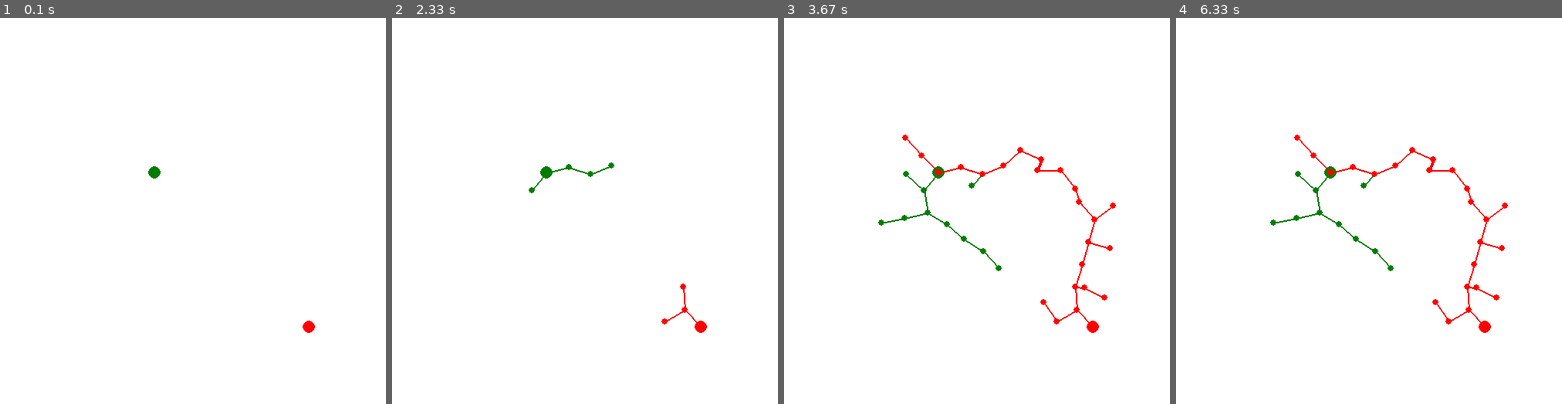
Above: before the commit, frames 1-4 (left to right).
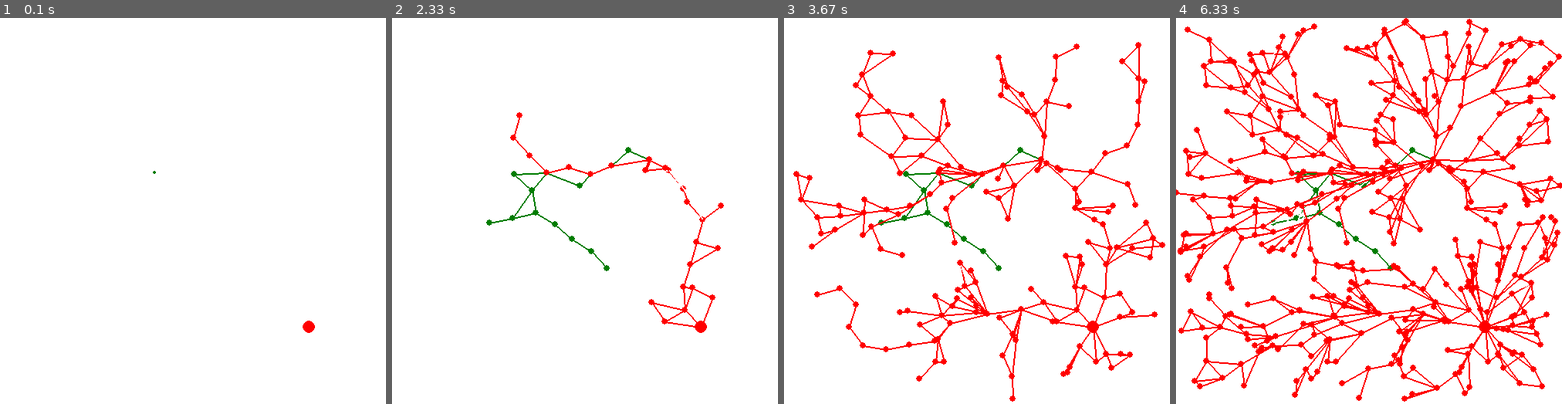
Above: after the commit, the same moments.

Repository: rafaelbarretorb/Path-Planning-Pygame
Game: pygame game, started from RRT_Star_Dual_Tree/main.py
Same seed, same stepped clock (60 frames per second), same inputs: the game is played once before the commit and once after it. The source is Python 2; it was converted automatically to run under Python 3.
Inputs:
- Up to frame 1 (0.1 s): no input
- Up to frame 2 (2.33 s): no input
- Up to frame 3 (3.67 s): no input
- Up to frame 4 (6.33 s): no input

The runs differ from the first frame. In frame 1, less than 0.1% of the frame differs, in the area x 38-42%, y 38-42%; in frame 2, 1.2%; in frame 3, 5.9%; in frame 4, 15%, in the area x 0-100%, y 0-100%.

Commit message:
fix choose parent and rewire bug

Diff:
--- a/RRT_Star_Dual_Tree/rrt_star_dual_tree.py
+++ b/RRT_Star_Dual_Tree/rrt_star_dual_tree.py
@@ -43,9 +43,9 @@
 
         self.goal_tolerance = goal_tolerance
 
-        self.start_tree = Tree(start_point, vertex_color=GREEN, edge_color=GREEN, epsilon_min=epsilon_min, epsilon_max=epsilon_max, screen=screen)
-        self.goal_tree = Tree(goal_point, vertex_color=RED, edge_color=RED, epsilon_min=epsilon_min, epsilon_max=epsilon_max, screen=screen)
-
+        self.start_tree = Tree('start', start_point, vertex_color=GREEN, edge_color=GREEN, epsilon_min=epsilon_min, epsilon_max=epsilon_max, screen=screen)
+        self.goal_tree = Tree('goal', goal_point, vertex_color=RED, edge_color=RED, epsilon_min=epsilon_min, epsilon_max=epsilon_max, screen=screen)
+        self.tree = None
         # self.path = list()
         self.path_old = list()
 
@@ -67,12 +67,9 @@
 
     def constant_draw(self):
         # START POINT --> YELLOW SQUARE
-        # pygame.draw.rect(self.screen, YELLOW, self.start_square, 0)
-        # pygame.draw.rect(self.screen, BLACK, self.start_square, 2)
-        pygame.draw.circle(self.screen, GREEN, self.start_point, 8)
+        pygame.draw.circle(self.screen, GREEN, self.start_point, 2)
 
         # GOAL POINT --> GRAY CIRCLE
-        # pygame.draw.circle(self.screen, PURPLE, self.goal_point, self.goal_tolerance)
         pygame.draw.circle(self.screen, RED, self.goal_point, 8)
 
 
@@ -93,9 +90,14 @@
 
                 if (self.goal_found is not True and self.goal_tree.attempt_connect(st_new_node)):
                     self.goal_found = True
+
+                    # Block Goal Tree
+                    self.goal_tree.block_tree()
+                    self.tree = self.start_tree
+
                     gt_x_nearest_ext = self.goal_tree.get_x_nearest_external()
 
-                    print "nearest ext node: " + str(gt_x_nearest_ext.point)
+                    #print "nearest ext node: " + str(gt_x_nearest_ext.point)
 
                     # Get nodes path from GOAL Tree
                     external_nodes = self.goal_tree.get_external_nodes(gt_x_nearest_ext)
@@ -103,10 +105,6 @@
                     #  Add nodes path to START Tree
                     self.start_tree.add_nodes_to_tree(external_nodes, st_new_node)
 
-                if self.goal_found:
-                    count = count + 1
-                    if count > 2:
-                        return
 
                 if not self.goal_found:
                     #
@@ -122,8 +120,12 @@
 
                 if (self.goal_found is not True and self.start_tree.attempt_connect(gt_new_node)):
                     self.goal_found = True
+
+                    # Block Start Tree
+                    self.start_tree.block_tree()
+                    self.tree = self.goal_tree
+
                     st_x_nearest_ext = self.start_tree.get_x_nearest_external()
-                    print "nearest ext node: " + str(st_x_nearest_ext.point)
 
                     # Get nodes path from START Tree
                     external_nodes = self.start_tree.get_external_nodes(st_x_nearest_ext)
@@ -131,37 +133,19 @@
                     # Add nodes path to GOAL Tree
                     self.goal_tree.add_nodes_to_tree(external_nodes, gt_new_node)
 
-                if self.goal_found:
-                    count = count + 1
-                    if count > 2:
-                        return
 
                 if not self.goal_found:
                     start_time = True
 
-            # path = list()
-            # path = self.compute_path()
-
-            # if len(self.nodes) > self.min_num_nodes:
-            #     return path
+            if self.goal_found:
+                # path = self.tree.compute_path()
+                if self.tree.get_nodes_length() > self.min_num_nodes:
+                    print "TEST"
+                    return path
 
         return [], []
 
-    def compute_path(self):
-        """ ."""
-        path = list()
-        current_node = self.goal_node
-        while current_node.parent != None:
-            path.insert(0, current_node.point)
-            current_node = current_node.parent
 
-        # Add the start point
-        path.insert(0, current_node.point)
-
-        # print "Nodes Amount: " + str(len(nodes))
-
-        self.draw_final_path(path)
-        return path
 
     def draw_final_path(self, path):
         """ ."""
--- a/RRT_Star_Dual_Tree/tree.py
+++ b/RRT_Star_Dual_Tree/tree.py
@@ -6,10 +6,12 @@
 from constants import GREEN, WHITE, RED, BLACK, BLUE, YELLOW, PURPLE, DARK_GREEN
 import time
 
+RADIUS = 50.0
 
 class Tree:
-	def __init__(self, start_point, vertex_color, edge_color, epsilon_min, epsilon_max, screen):
-		""" ."""
+	def __init__(self, name, start_point, vertex_color, edge_color, epsilon_min, epsilon_max, screen):
+		""" ."""
+		self.tree_name = name
 		self.nodes = list()
 		self.new_node = None
 
@@ -18,7 +20,7 @@
 		self.start_point = start_point
 
 		self.k = 20.0
-		self.radius = 1.0
+		self.radius = 100.0
 
 		self.v_color = vertex_color
 		self.e_color = edge_color
@@ -42,43 +44,60 @@
 
 		self.x_nearest_ext = None
 
+		self.goal = None
+
+		self.tree_blocked = False
+		self.path_old = list()
+
 	def get_nodes_length(self):
 		""" ."""
 		return len(self.nodes)
 
+	# def choose_parent(self, new_node, parent):
+	# 	""" ."""
+	# 	self.update_radius()
+
+	# 	for node in self.nodes:
+	# 		if dist(node.point, new_node.point) < RADIUS:
+	# 			node_cost = node.cost + dist(node.point, new_node.point)
+	# 			parent_cost = parent.cost + dist(parent.point, new_node.point)
+	# 			if node_cost < parent_cost:
+	# 				parent = node
+
+	# 	new_node.cost = parent.cost + dist(parent.point, new_node.point)
+	# 	new_node.parent = parent
+
+	# 	return new_node
+
 	def choose_parent(self, new_node, parent):
 		""" ."""
 		for node in self.nodes:
-			if dist(node.point, new_node.point) < self.radius:
-				node_cost = node.cost + dist(node.point, new_node.point)
-				parent_cost = parent.cost + dist(parent.point, new_node.point)
-				if node_cost < parent_cost:
-					parent = node
+			if dist(node.point, new_node.point) < RADIUS and \
+				node.cost + dist(node.point, new_node.point) < parent.cost + dist(parent.point, new_node.point):
+				parent = node
 
 		new_node.cost = parent.cost + dist(parent.point, new_node.point)
 		new_node.parent = parent
-
 		return new_node
 
 	def rewire(self, new_node):
 		""" ."""
 		for node in self.nodes:
-			# pygame.draw.circle(self.screen, GREEN, node.point, 4)
 			self.draw_vertex(node.point)
 
-			if node != new_node.parent and dist(node.point, new_node.point) < self.radius:
-				if new_node.cost + dist(node.point, new_node.point) < node.cost:
-					# Delete, paint white
-					pygame.draw.line(self.screen, WHITE, node.point, node.parent.point, 2)
-					# self.draw_edge(node.point, self.new_node.point, WHITE)
-					# self.erase_edge(node.point, self.new_node.point)
-
-					# Now the node parent is the new node
-					node.parent = new_node
-					node.cost = new_node.cost + dist(node.point, new_node.point)
-					# Draw
-					# pygame.draw.line(self.screen, sel, node.point, self.new_node.point, 2)
-					self.draw_edge(node.point, new_node.point)
+			if node != new_node.parent and dist(node.point, new_node.point) < RADIUS and \
+				new_node.cost + dist(node.point, new_node.point) < node.cost:
+				# Delete, paint white
+				pygame.draw.line(self.screen, WHITE, node.point, node.parent.point, 2)
+				# self.draw_edge(node.point, self.new_node.point, WHITE)
+				# self.erase_edge(node.point, self.new_node.point)
+
+				# Now the node parent is the new node
+				node.parent = new_node
+				node.cost = new_node.cost + dist(node.point, new_node.point)
+				# Draw
+				# pygame.draw.line(self.screen, sel, node.point, self.new_node.point, 2)
+				self.draw_edge(node.point, new_node.point)
 
 			else:
 				if node.parent != None:
@@ -90,30 +109,34 @@
 
 	def grow_tree(self):
 		""" ."""
-		found_next = False
-		while found_next == False:
-			x_rand = self.sample_free()
-			x_nearest = self.get_nearest(x_rand)
-			x_new = self.steer(x_nearest.point, x_rand)
-			if self.obstacle_free(x_nearest, x_new):
-				parent_node = x_nearest
-				new_node = Node(x_new, parent_node)
-				new_node = self.choose_parent(new_node, parent_node)
-				self.nodes.append(new_node)
-				self.rewire(new_node)
-				found_next = True
-				self.new_node = self.nodes[-1]
-
-				# print "new node: " + str(self.new_node.point)
-
-				# Draw the new edge
-				self.draw_edge(self.new_node.point, parent_node.point)
-
-				# Draw new vertex
-				self.draw_vertex(self.new_node.point)
-
-				pygame.display.update()
-				time.sleep(0.05)
+		if self.tree_blocked:
+			print "TREE BLOCKED"
+			return
+		else:
+			found_next = False
+			while found_next == False:
+				x_rand = self.sample_free()
+				x_nearest = self.get_nearest(x_rand)
+				x_new = self.steer(x_nearest.point, x_rand)
+				if self.obstacle_free(x_nearest, x_new):
+					parent_node = x_nearest
+					new_node = Node(x_new, parent_node)
+					new_node = self.choose_parent(new_node, parent_node)
+					self.nodes.append(new_node)
+					self.rewire(new_node)
+					found_next = True
+					self.new_node = self.nodes[-1]
+
+					# print "new node: " + str(self.new_node.point)
+
+					# Draw the new edge
+					self.draw_edge(self.new_node.point, parent_node.point)
+
+					# Draw new vertex
+					self.draw_vertex(self.new_node.point)
+
+					pygame.display.update()
+					time.sleep(0.01)
 
 	def sample_free(self):
 		"""  Get a random point located in a free area
@@ -157,12 +180,13 @@
 			# check collision
 			if self.obstacle_free(x_nearest, external_node):
 				self.x_nearest_ext = x_nearest
-				print "nearest ext node: " + str(x_nearest.point)
+				# print self.tree_name
 				return True
 		return False
 
 	def update_radius(self):
-		nodes_size = self.nodes.shape[1] + 1
+		# TODO node list has not shape
+		nodes_size = len(self.nodes) + 1
 		self.radius = self.k*math.sqrt((math.log(nodes_size) / nodes_size))
 
 	def draw_edge(self, point1, point2, width=2):
@@ -178,6 +202,7 @@
 		return True
 
 	def get_external_nodes(self, x_nearest_ext):
+		""" ."""
 		external_nodes = list()
 		current_node = x_nearest_ext
 		while current_node.parent != None:
@@ -190,22 +215,62 @@
 		return external_nodes
 
 	def get_x_nearest_external(self):
-		print "nearest ext node: " + str(self.x_nearest_ext.point)
 		return self.x_nearest_ext
 
 	def add_nodes_to_tree(self, external_nodes, parent_node):
-		print ""
 		current_parent = parent_node
 		self.draw_edge(external_nodes[0].point, parent_node.point, 4)
 		for node in external_nodes:
-			print "current parent: " + str(current_parent.point)
 			node.parent = current_parent
 			node.cost = current_parent.cost + dist(node.point, current_parent.point)
 			# print node.cost
 			current_parent = node
 
 			# add to the nodes list
-
-			self.nodes.insert(0, node)
-
+			self.nodes.append(node)
+
+		self.goal = self.nodes[len(self.nodes)-1]
 		pygame.display.update()
+
+	def get_goal_node(self):
+		""" First node of other tree."""
+		return self.goal
+
+	def block_tree(self):
+		""" This tree does not grow anymore."""
+		self.tree_blocked = True
+
+	def compute_path(self):
+		""" ."""
+		path = list()
+		current_node = self.goal
+		while current_node.parent != None:
+			path.append(current_node.point)
+			current_node = current_node.parent
+
+		# Add the start point
+		path.append(current_node.point)
+
+		# print "Nodes Amount: " + str(len(nodes))
+
+		# print self.get_nodes_length()
+
+		self.draw_final_path(path)
+		return path
+
+	def draw_final_path(self, path):
+		""" ."""
+		# Draw old path with WHITE
+		for i in range(len(self.path_old) - 1):
+			pygame.draw.line(self.screen, WHITE, self.path_old[i], self.path_old[i + 1], 5)
+
+		# pygame.display.update()
+		# Draw current path with RED
+		for i in range(len(path) - 1):
+			pygame.draw.line(self.screen, BLACK, path[i], path[i + 1], 4)
+
+		# pygame.display.update()
+		self.path_old = path[:]
+        # Draw start and goal
+        # pygame.draw.circle(self.screen, YELLOW, (self.start_point[0], self.start_point[1]), 10)
+        # pygame.draw.circle(self.screen, BLACK, (self.goal_point[0], self.goal_point[1]), self.goal_tolerance)
